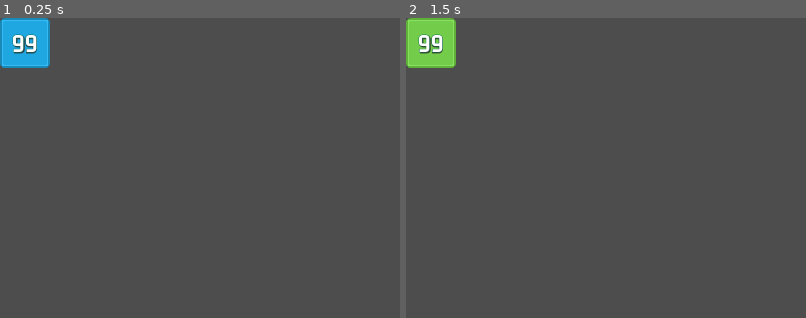
Above: before the commit, frames 1-2 (left to right).
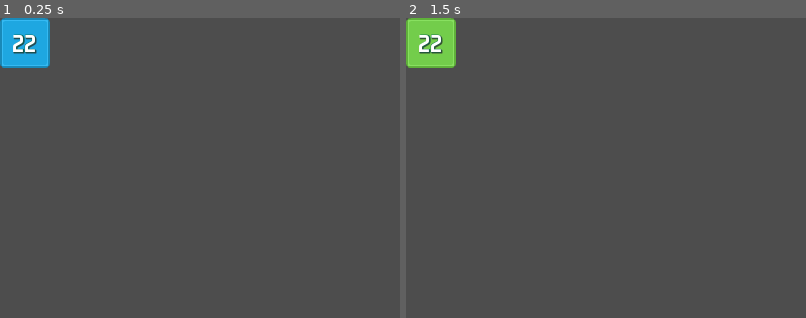
Above: after the commit, the same moments.

Repository: leobewater/godot-sokoban
Game: Godot game, scene res://level_button/level_button.tscn
Two runs of this game, one before a commit and one after it. Both use one fixed random seed, a clock stepped at 60 frames per second and the inputs below. The project has no main scene, so this scene is started directly.
Inputs (mouse positions are % of the whole screen's width and height, from its top left):
- Up to frame 1 (0.25 s): no input
- Up to frame 2 (1.5 s): tap Enter at 0.5 s; move the mouse to (3, 4) at 0.52 s; press the mouse at (3, 4) at 0.53 s; hold D (right) 0.53-1.28 s; tap Space at 1.25 s; move the mouse to (30, 55) at 1.27 s; release the mouse at (30, 55) at 1.28 s; hold S (down) from 1.28 s (still down); click (30, 55) at 1.35 s
The pictures show only the part of the screen within x 0-50%, y 0-50%; the shares and areas given below are measured in that part.

The runs differ from the first frame. In frame 1, 0.3% of the frame differs, in the area x 3-10%, y 5-12%; in frame 2, 0.3%.

Commit message:
add main scene with tiled background

Diff:
--- a/level_button/level_button.gd
+++ b/level_button/level_button.gd
@@ -4,11 +4,15 @@
 const GREEN_TEXTURE = preload("res://assets/green_panel.png")
 
 
-var _level_number: String = "99"
+@onready var level_label = $LevelLabel
+@onready var check_mark = $CheckMark
+
+
+var _level_number: String = "22"
 
 
 func _ready():
-	pass # Replace with function body.
+	level_label.text = _level_number
 
 
 func _process(delta):
--- /dev/null
+++ b/main/main.tscn
@@ -0,0 +1,14 @@
+[gd_scene load_steps=2 format=3 uid="uid://c7jc3vyafeqef"]
+
+[ext_resource type="Texture2D" uid="uid://2rqn81nk60ys" path="res://assets/Gray.png" id="1_dyki5"]
+
+[node name="Main" type="CanvasLayer"]
+
+[node name="TextureRect" type="TextureRect" parent="."]
+anchors_preset = 15
+anchor_right = 1.0
+anchor_bottom = 1.0
+grow_horizontal = 2
+grow_vertical = 2
+texture = ExtResource("1_dyki5")
+stretch_mode = 1
